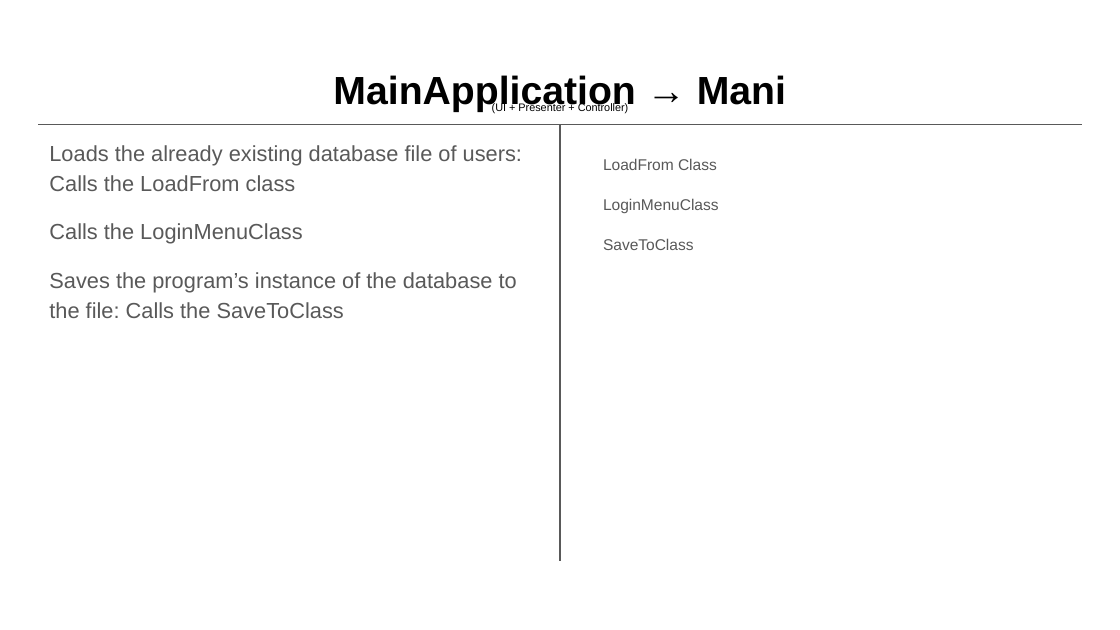
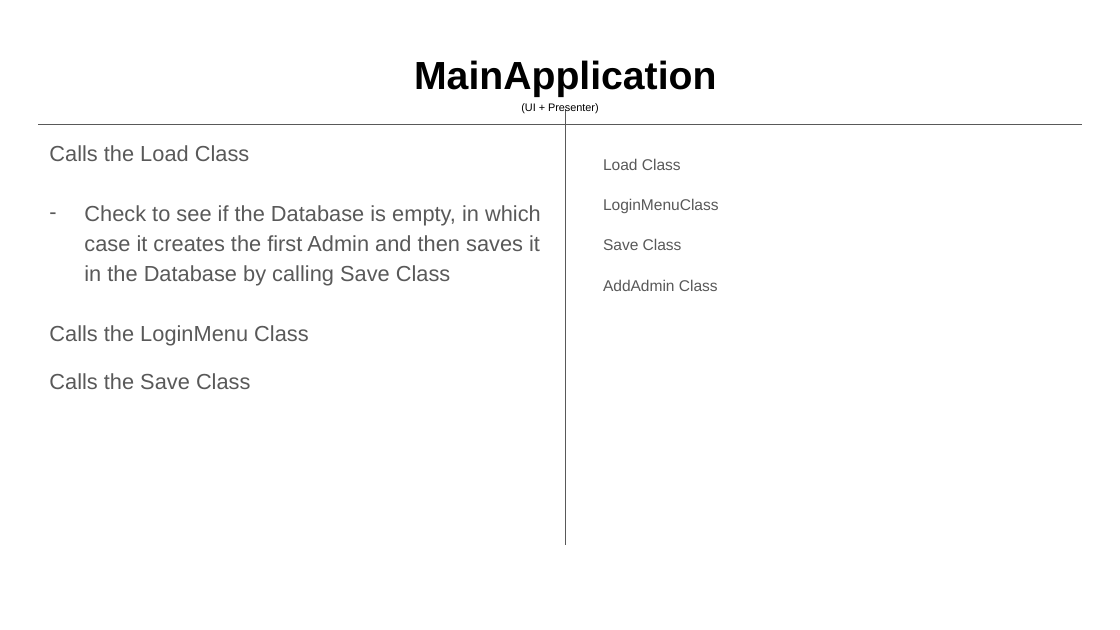
Before and after one commit to hud9925/FlightManager, a slide deck: slide 2 of phase0/CRC Model.pptx. Drawn at 1120x630 pixels with LibreOffice and Linux fonts; fonts in the diff are those of the drawing. Boxes give left, top, right and bottom in pixels: in the first picture for what was removed or moved away, otherwise in the second. Text is boxed around its words. In the diff, an @@ line names an element or a change of style, - is before the commit and + after.

```diff
--- a/phase0/CRC Model.pptx
+++ b/phase0/CRC Model.pptx
@@ title at box(414, 60, 716, 97): text changed @@
-MainApplication → Mani
+MainApplication
@@ text at box(521, 103, 599, 114): text changed @@
-(UI + Presenter + Controller)
+(UI + Presenter)
@@ line moved from (560, 124) - (560, 561) to (566, 109) - (566, 545) @@
@@ text at box(49, 145, 541, 389): text changed @@
-Loads the already existing database file of users: Calls the LoadFrom class
-Calls the LoginMenuClass
-Saves the program’s instance of the database to the file: Calls the SaveToClass
+Calls the Load Class
+– Check to see if the Database is empty, in which case it creates the first Admin and then saves it in the Database by calling Save Class
+Calls the LoginMenu Class
+Calls the Save Class
@@ text at box(603, 158, 681, 170): text changed @@
-LoadFrom Class
+Load Class
@@ text at box(603, 238, 718, 291): text changed @@
-SaveToClass
+Save Class
+AddAdmin Class
```
Also in this commit, not shown: 13 other slides changed, 1 slide added.
